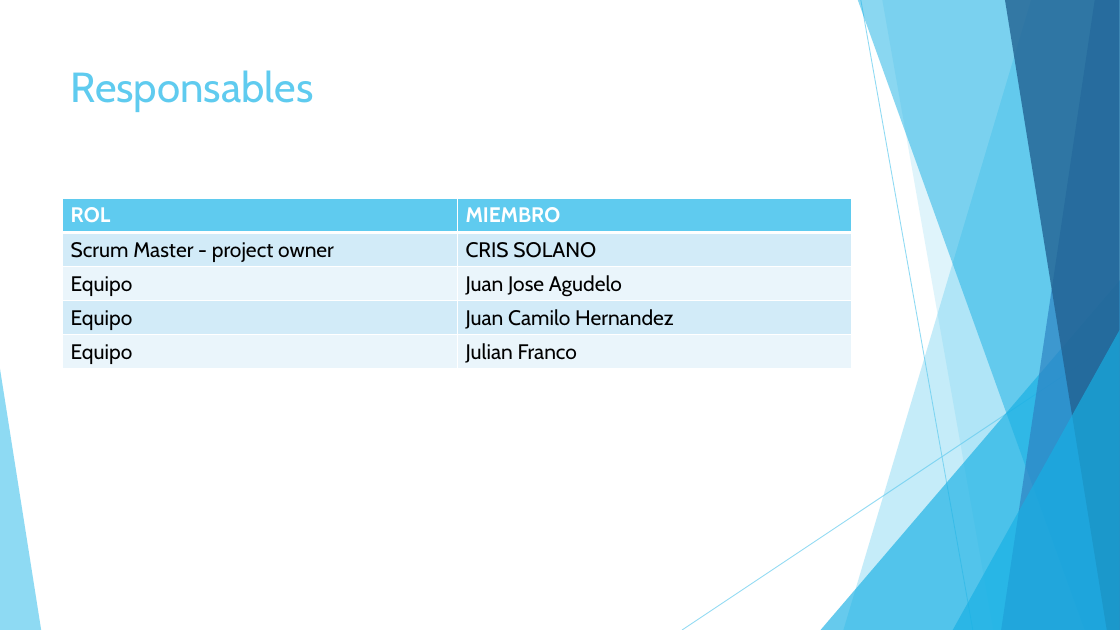
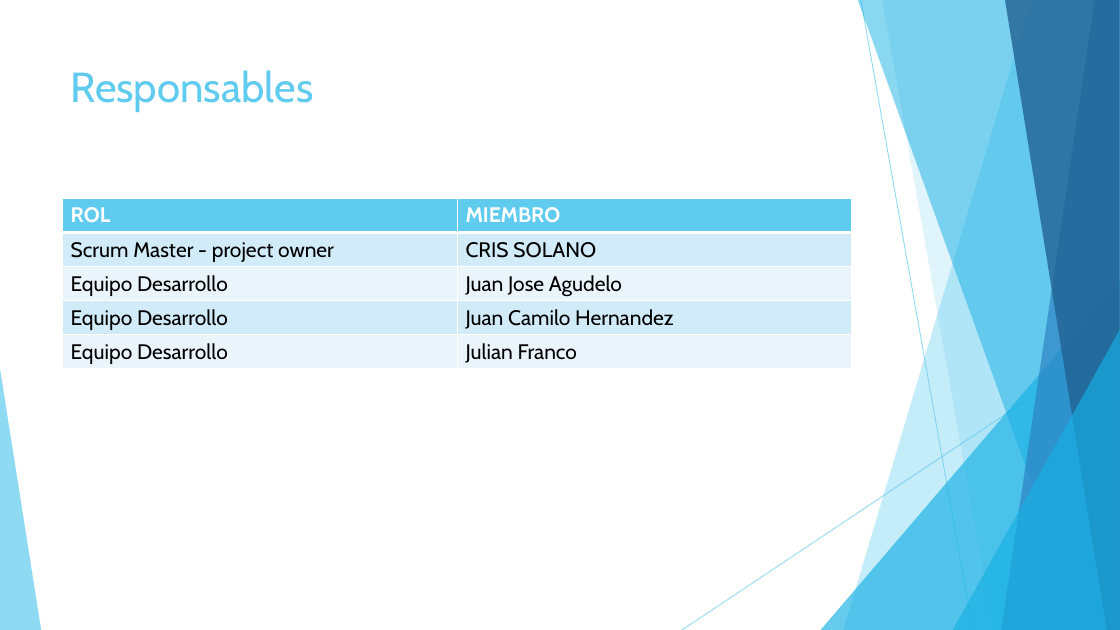
Before and after one commit to Vampiro20111/clasificados, a slide deck: slide 3 of Clasificados.pptx. Drawn at 1120x630 pixels with LibreOffice and Linux fonts; fonts in the diff are those of the drawing. Boxes give left, top, right and bottom in pixels: in the first picture for what was removed or moved away, otherwise in the second. Text is boxed around its words. In the diff, an @@ line names an element or a change of style, - is before the commit and + after.

```diff
--- a/Clasificados.pptx
+++ b/Clasificados.pptx
@@ table at (62,198,852,369) @@
-row 3, column 1: Equipo
+row 3, column 1: Equipo Desarrollo
-row 4, column 1: Equipo
+row 4, column 1: Equipo Desarrollo
-row 5, column 1: Equipo
+row 5, column 1: Equipo Desarrollo
```
Also in this commit, not shown: 5 other slides changed, 5 slides added, 4 slides removed.
